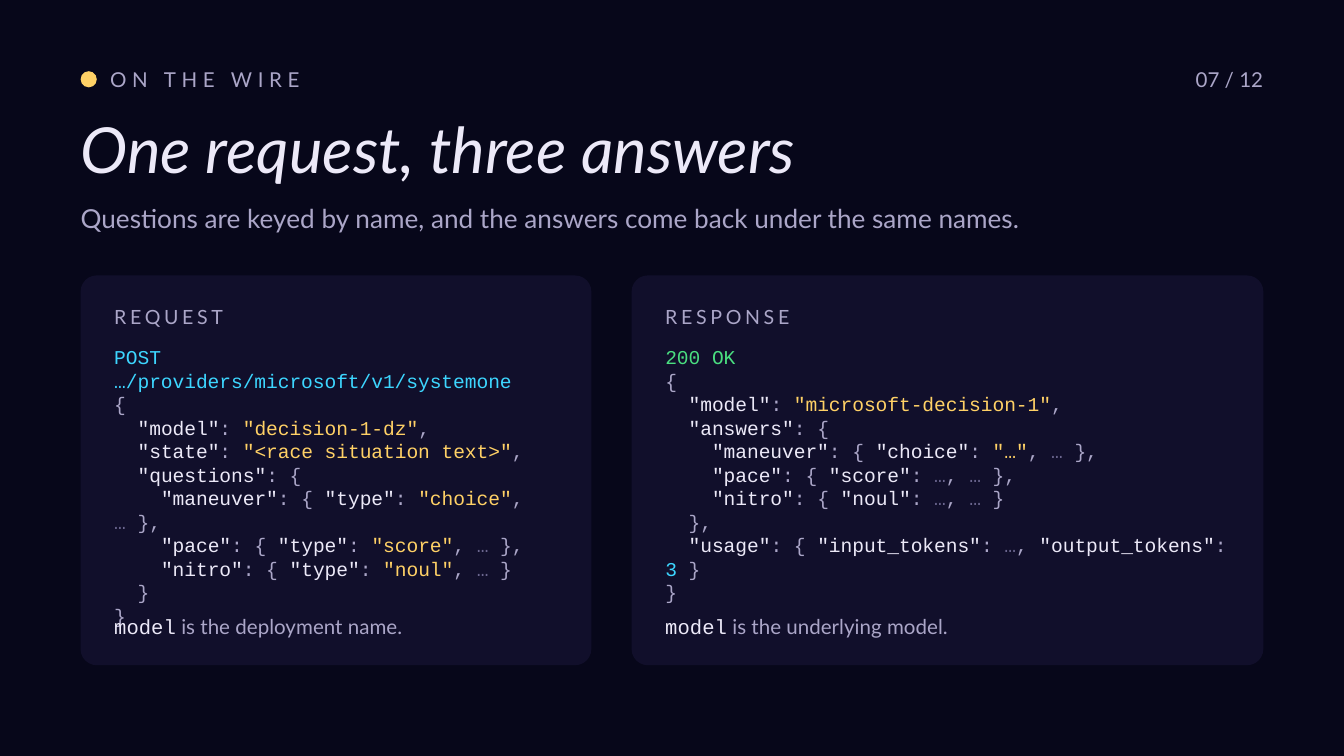
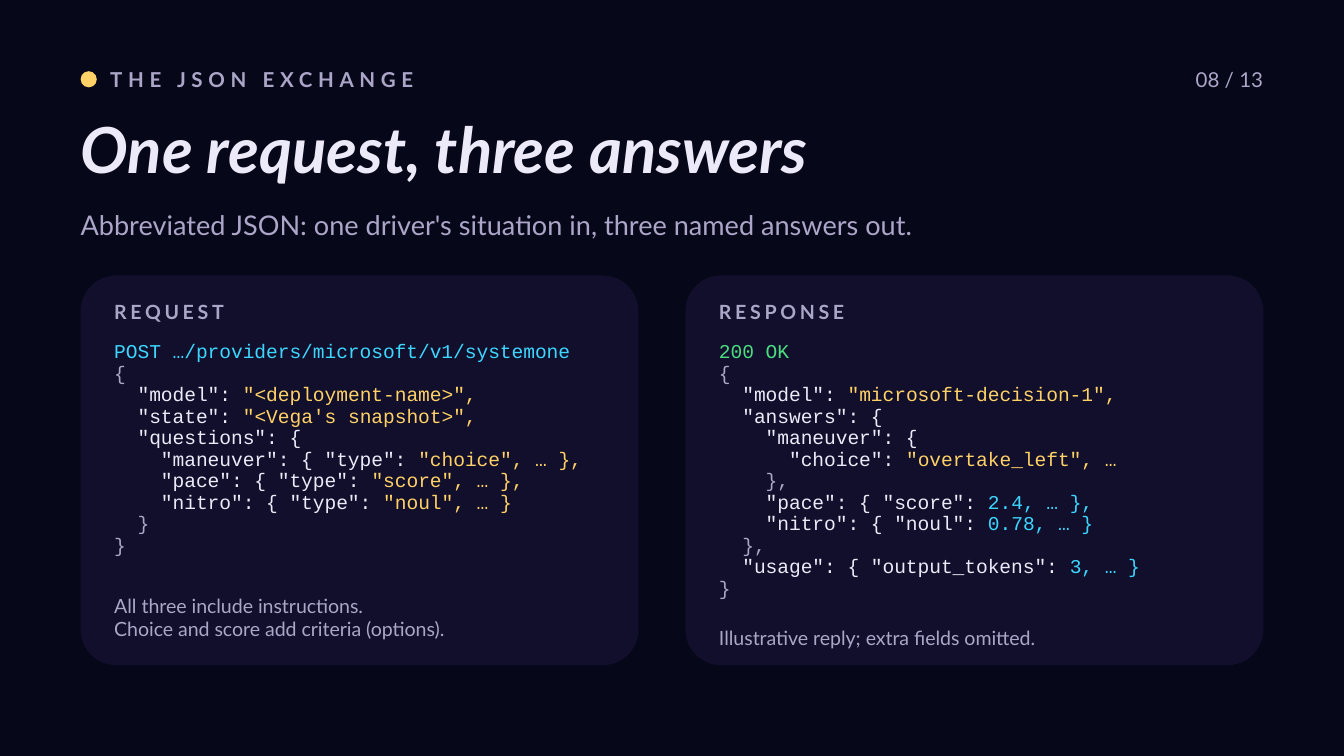
Before and after one commit to roryp/racing, a slide deck: slide 8 of docs/luna-gp-deck.pptx (slide 7 before the commit). Drawn at 1344x756 pixels with LibreOffice and Linux fonts; fonts in the diff are those of the drawing. Boxes give left, top, right and bottom in pixels: in the first picture for what was removed or moved away, otherwise in the second. Text is boxed around its words. In the diff, an @@ line names an element or a change of style, - is before the commit and + after.

```diff
--- a/docs/luna-gp-deck.pptx
+++ b/docs/luna-gp-deck.pptx
@@ text at [110, 72, 414, 87]: text changed; bold on @@
-ON THE WIRE
+THE JSON EXCHANGE
@@ text at [1196, 72, 1263, 87]: text changed @@
-07 / 12
+08 / 13
@@ text "One request, three answers" at [81, 126, 807, 184]: bold on @@
@@ text at [81, 215, 912, 239]: text changed; size 14 to 14.5 pt @@
-Questions are keyed by name, and the answers come back under the same names.
+Abbreviated JSON: one driver's situation in, three named answers out.
@@ rounded rectangle: place and size @@
-rounded rectangle at [81, 276, 591, 665]
+rounded rectangle at [81, 276, 638, 665]
@@ rounded rectangle at [81, 276, 638, 665]: proportions changed @@
@@ rounded rectangle at [685, 276, 1263, 665]: proportions changed @@
@@ rounded rectangle: place and size @@
-rounded rectangle at [632, 276, 1263, 665]
+rounded rectangle at [685, 276, 1263, 665]
@@ text "REQUEST" at [114, 304, 224, 322]: bold on; vertical alignment middle to top @@
@@ text "RESPONSE" at [719, 304, 844, 319]: bold on; vertical alignment middle to top @@
@@ text "RESPONSE": place and size @@
-text "RESPONSE" at [665, 310, 789, 324]
+text "RESPONSE" at [719, 304, 844, 319]
@@ text at [114, 345, 570, 513]: text colour #ABA6C8 to #ECE9F8 in ""questions": {", ""maneuver": { "type":", ""pace": { "type":", ""nitro": { "type":"; text colour #ABA6C8 to #FFD166 in ""choice", },", ""score", },", ""noul", }"; text colour #6C6790 to #FFD166 in "…", "…", "…"; line spacing 1 to 11.5pt @@
@@ text at [719, 345, 1117, 423]: text colour #ABA6C8 to #ECE9F8 in ""model":", ""answers": {"; text colour #ABA6C8 to #FFD166 in ""microsoft-decision-1","; line spacing 1 to 11.5pt @@
@@ text "200 OK": place and size @@
-text "200 OK" at [665, 351, 1226, 576]
+text "200 OK" at [719, 345, 1117, 577]
@@ text at [138, 388, 477, 427]: text changed @@
-"model": "decision-1-dz",
-"state": "<race situation text>",
+"model": "<deployment-name>",
+"state": "<Vega's snapshot>",
@@ text at [766, 431, 1093, 470]: text changed @@
-"maneuver": { "choice": "…", … },
-"pace": { "score": …, … },
-"nitro": { "noul": …, … }
+"maneuver": {
+"choice": "overtake_left", …
@@ text at [742, 495, 1093, 577]: text changed @@
-"usage": { "input_tokens": …, "output_tokens": 3 }
+"pace": { "score": 2.4, … },
+"nitro": { "noul": 0.78, … }
+},
+"usage": { "output_tokens": 3, … }
@@ text at [114, 598, 444, 640]: text changed; size 11 to 10.5 pt @@
-model is the deployment name.
+All three include instructions.
+Choice and score add criteria (options).
@@ vertical alignment middle to top in 3 elements at [81, 215, 912, 239], [114, 598, 444, 640], [719, 630, 1035, 649] @@
@@ text at [719, 630, 1035, 649]: text changed; size 11 to 10.5 pt @@
-model is the underlying model.
+Illustrative reply; extra fields omitted.
```
Also in this commit, not shown: 9 other slides changed, 1 slide added.
